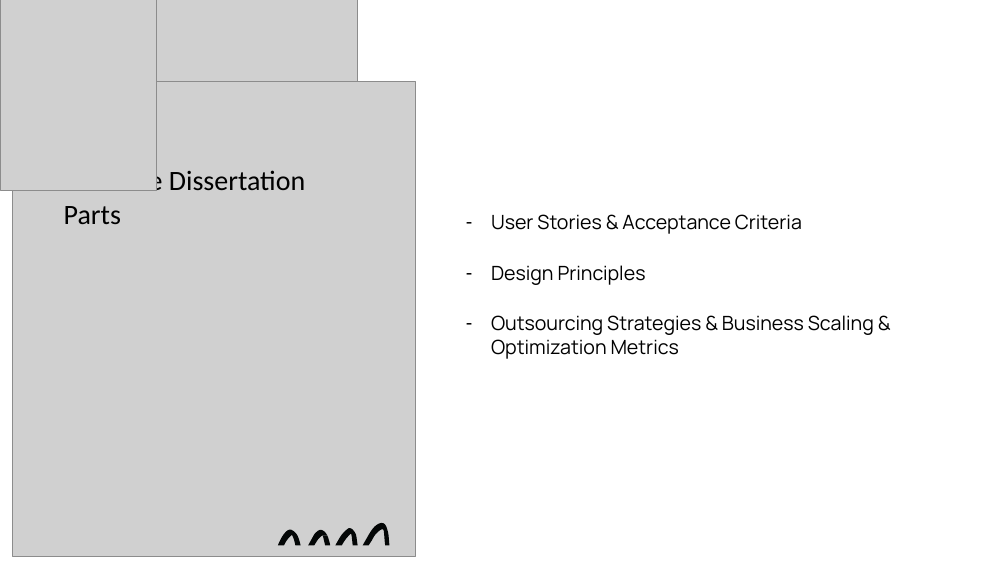
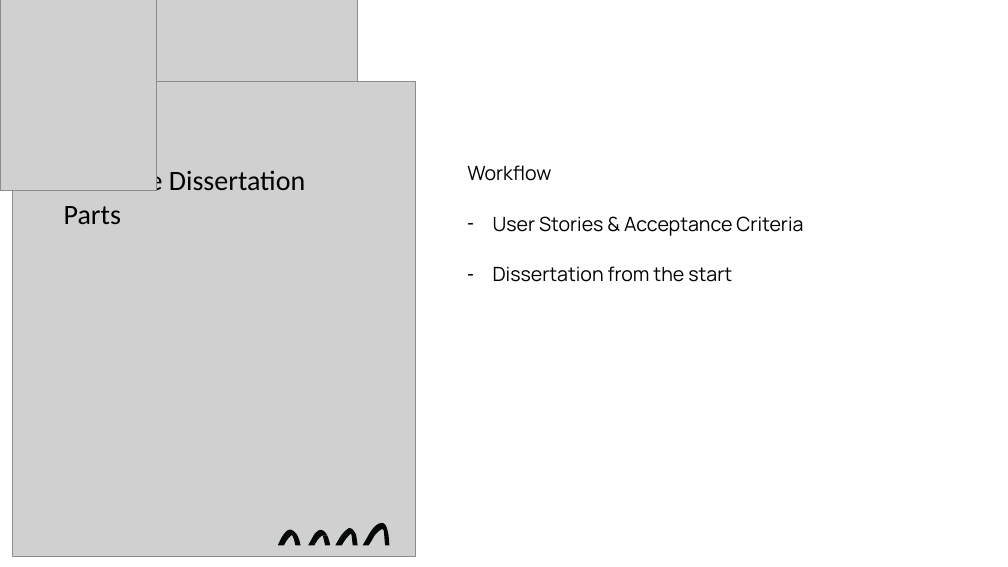
Before and after one commit to andrewwu531/final_year_dissertation, a slide deck: slide 4 of Documentations/Supervisor Meeting PowerPoints/11._Supervisor_Meeting_29Jan21.pptx. Drawn at 1008x567 pixels with LibreOffice and Linux fonts; fonts in the diff are those of the drawing; grey boxes stand for pictures. Boxes give left, top, right and bottom in pixels: in the first picture for what was removed or moved away, otherwise in the second. Text is boxed around its words. In the diff, an @@ line names an element or a change of style, - is before the commit and + after.

Commit message:
dissertation

```diff
--- a/Documentations/Supervisor Meeting PowerPoints/11._Supervisor_Meeting_29Jan21.pptx
+++ b/Documentations/Supervisor Meeting PowerPoints/11._Supervisor_Meeting_29Jan21.pptx
@@ text at [467, 165, 551, 181]: paragraph added @@
+Workflow
@@ text "Workflow": place and size @@
-text "Workflow" at [491, 214, 874, 359]
+text "Workflow" at [467, 165, 803, 282]
@@ text at [493, 266, 732, 282]: text changed @@
-– Design Principles
-– Outsourcing Strategies & Business Scaling & Optimization Metrics
+– Dissertation from the start
```
Also in this commit, not shown: 1 other slide changed, 1 slide removed, 3 other files.
